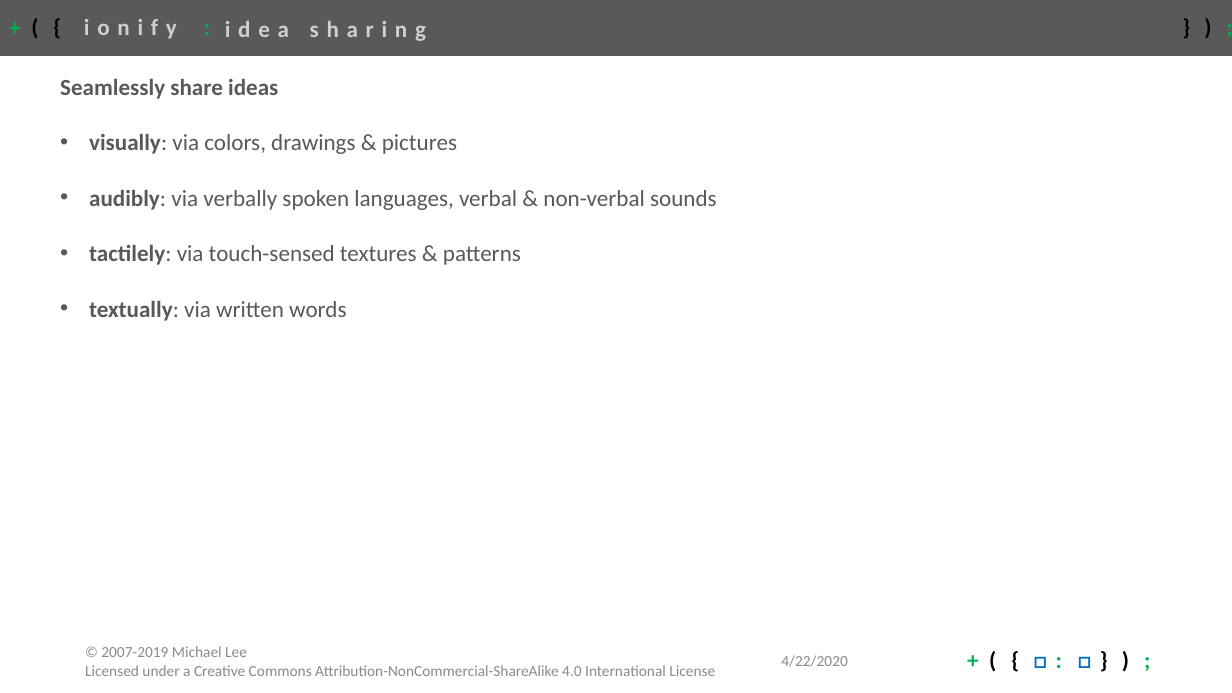
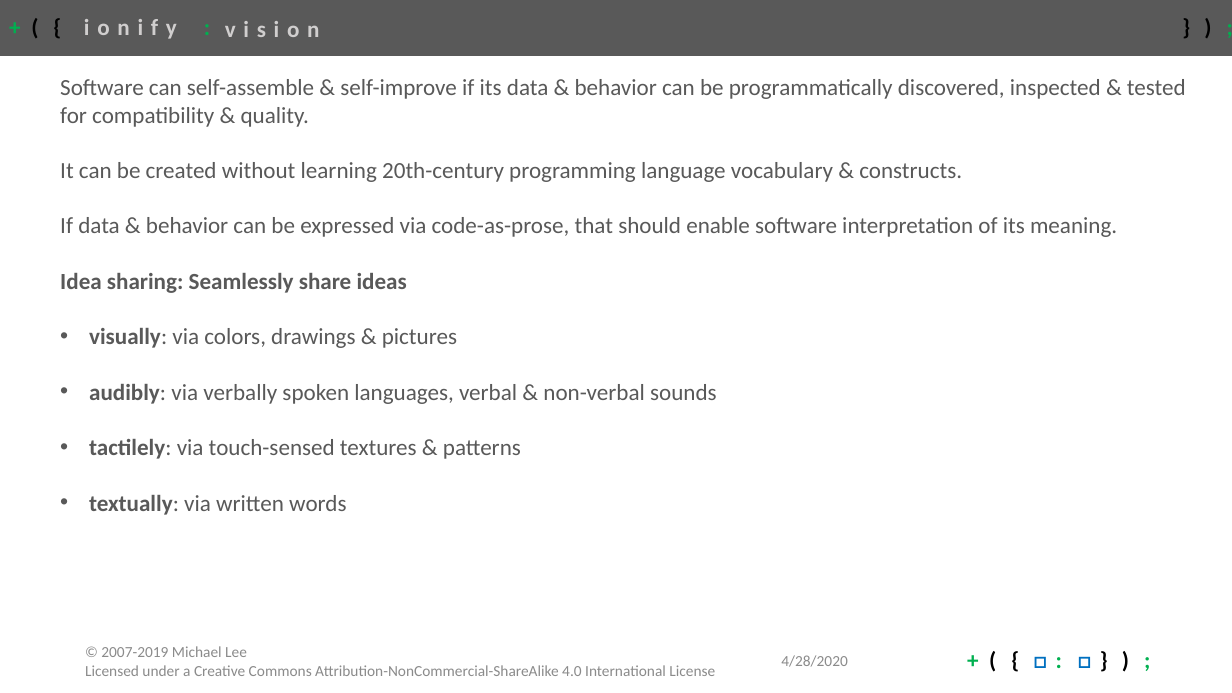
Before and after one commit to ionify/about, a slide deck: slide 2 of talks/2020.ionify.pptx (slide 3 before the commit). Drawn at 1232x693 pixels with LibreOffice and Linux fonts; fonts in the diff are those of the drawing. Boxes give left, top, right and bottom in pixels: in the first picture for what was removed or moved away, otherwise in the second. Text is boxed around its words. In the diff, an @@ line names an element or a change of style, - is before the commit and + after.

```diff
--- a/talks/2020.ionify.pptx
+++ b/talks/2020.ionify.pptx
@@ title at bbox=[225, 21, 320, 37]: text changed @@
-idea sharing
+vision
@@ text at bbox=[60, 79, 1186, 293]: text changed; bold off @@
-Seamlessly share ideas
+Software can self-assemble & self-improve if its data & behavior can be programmatically discovered, inspected & tested for compatibility & quality.
+It can be created without learning 20th-century programming language vocabulary & constructs.
+If data & behavior can be expressed via code-as-prose, that should enable software interpretation of its meaning.
+Idea sharing: Seamlessly share ideas
@@ text at bbox=[781, 655, 847, 667]: text changed @@
-4/22/2020
+4/28/2020
```
Also in this commit, not shown: 25 other slides changed, 4 slides added, 5 slides removed.
